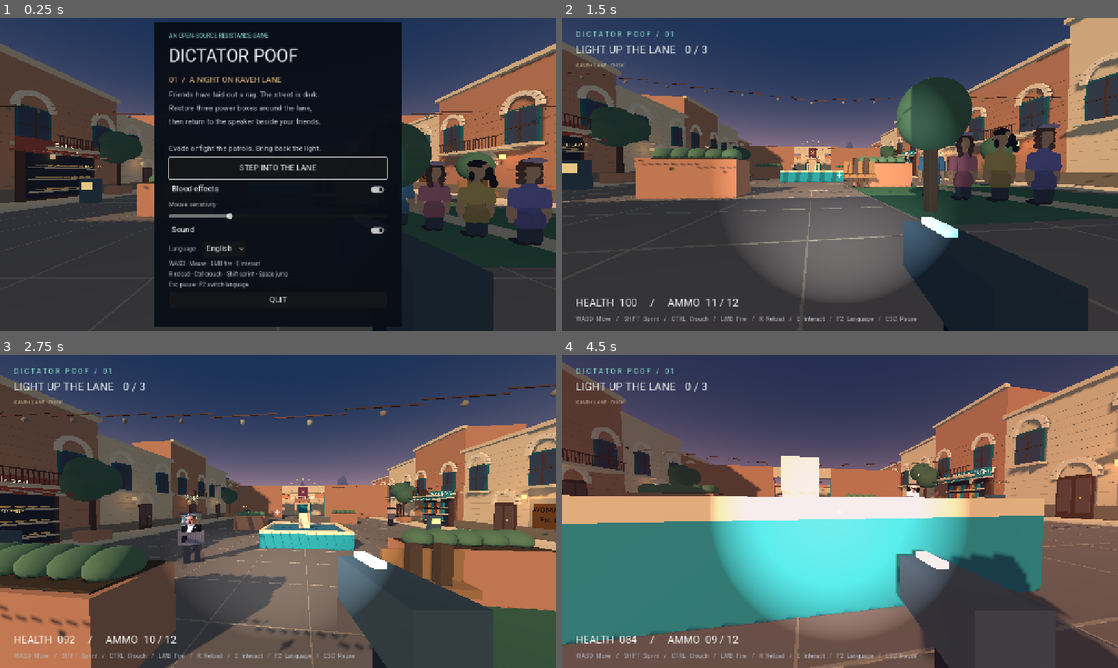
Above: before the commit, frames 1-4 (two rows, left to right).
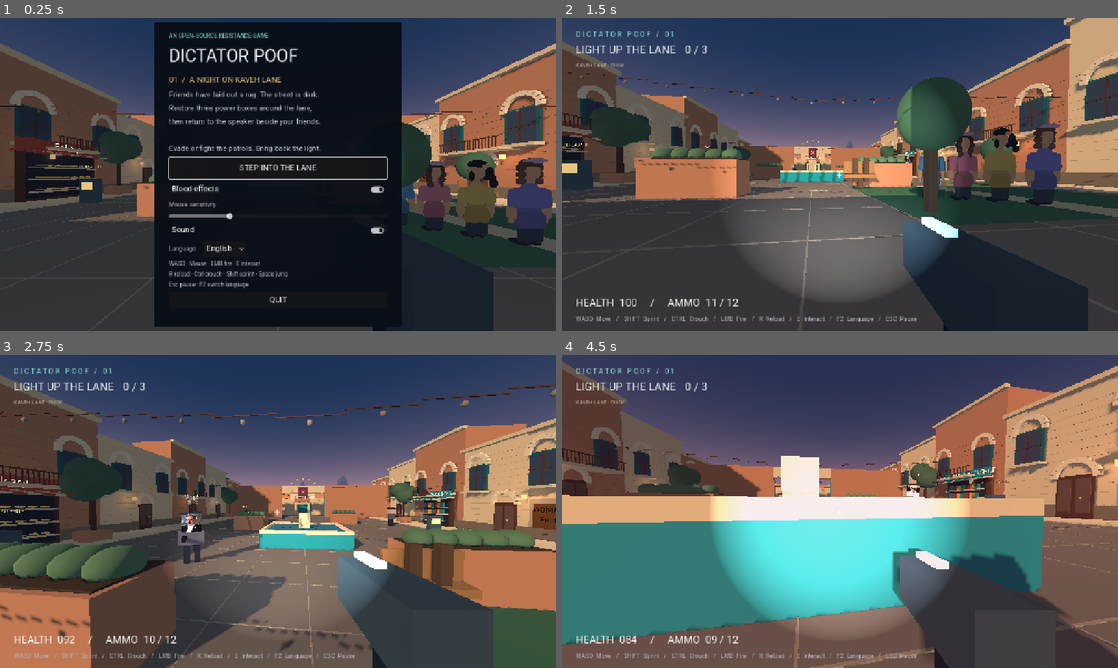
Above: after the commit, the same moments.

Repository: autrin/Dictator-Poof
Game: Godot game, scene res://scenes/main.tscn
Two runs of this game, one before a commit and one after it. Both use one fixed random seed, a clock stepped at 60 frames per second and the inputs below.
Inputs (mouse positions are in pixels of both pictures, inside the frame that each line leads up to):
- Up to frame 1 (0.25 s): no input
- Up to frame 2 (1.5 s): click "STEP INTO THE LANE" at 0.5 s; tap Enter at 1.25 s; move the mouse to (867, 174) at 1.27 s; hold W (forward) from 1.28 s (still down); hold Ctrl (crouch) from 1.28 s (still down); click (867, 174) at 1.42 s
- Up to frame 3 (2.75 s): keep holding W (forward); tap Space (jump) at 1.52, 2.27 s; move the mouse to (250, 511) at 2.02 s; release Ctrl (crouch) at 2.03 s; click (250, 511) at 2.1 s
- Up to frame 4 (4.5 s): keep holding W (forward); move the mouse to (851, 505) at 2.77 s; tap E (interact) at 2.85 s; move the mouse to (834, 517) at 3.52 s; tap Shift (sprint) at 3.6 s; click (834, 517) at 3.67 s; tap Space (jump) at 3.77 s; move the mouse to (878, 514) at 4.27 s; hold Ctrl (crouch) from 4.28 s (still down)

The runs differ from the first frame. In frame 2, 0.1% of the frame differs, in the area x 33-72%, y 44-82%; in frame 3, 0.1%; in frame 4, 0.2%, in the area x 42-65%, y 61-84%.

Commit message:
Raise the party house floor above the overlapping street ground, which removes the cause of the flicker adjust the flashlight's shadow bias to reduce the checkerboard self-shadowing on the light walls

Diff:
--- a/scripts/party_house.gd
+++ b/scripts/party_house.gd
@@ -33,7 +33,8 @@
 
 func build_house() -> void:
 	name = "Private courtyard party house"
-	PoofShapes.box(self, Vector3(0, -0.015, 0), Vector3(16, 0.03, 16), Color("c6b18d"))
+	# Keep the courtyard surface above the street ground and its painted seams.
+	PoofShapes.box(self, Vector3(0, 0.015, 0), Vector3(16, 0.03, 16), Color("c6b18d"))
 	# The small entrance opens directly toward the lane; the walls shield the party.
 	for side in [-1, 1]:
 		PoofShapes.box(self, Vector3(side * 4.9, 1.9, 7.5), Vector3(6.2, 3.8, 0.55), PLASTER, true)
--- a/scripts/player.gd
+++ b/scripts/player.gd
@@ -38,6 +38,8 @@
 	flashlight.spot_range = 24.0
 	flashlight.spot_angle = 35.0
 	flashlight.shadow_enabled = true
+	flashlight.shadow_bias = 0.05
+	flashlight.shadow_normal_bias = 2.0
 	camera.add_child(flashlight)
 	weapon = Node3D.new()
 	camera.add_child(weapon)
